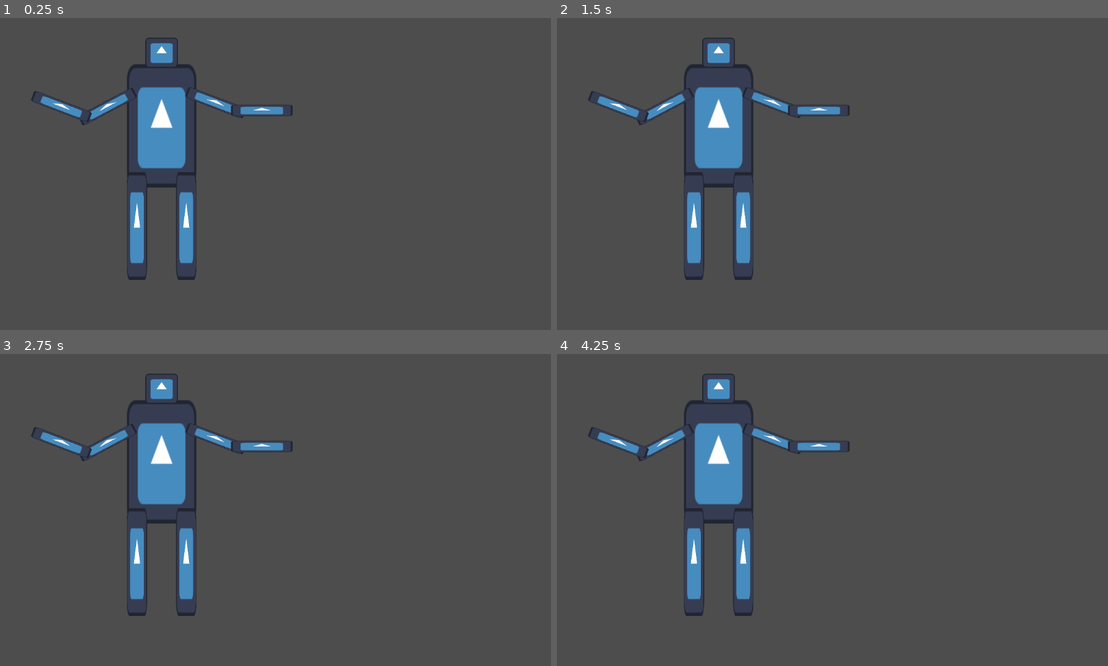
Above: before the commit, frames 1-4 (two rows, left to right).
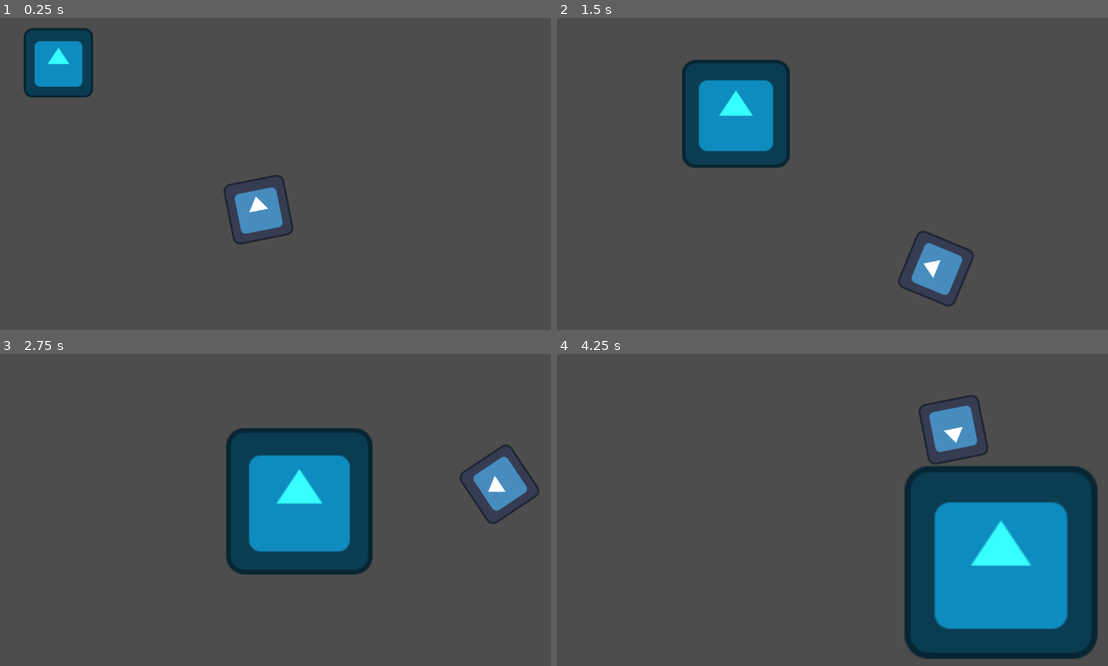
Above: after the commit, the same moments.

Repository: g-whittington/intro-godot-games
Game: Godot game, scene res://coding/coding_2.tscn
Two runs of this game, one before a commit and one after it. Both use one fixed random seed, a clock stepped at 60 frames per second and the inputs below. Before the commit the project starts from res://level.tscn. The engine's default icon, where the game draws it, is replaced by a stand-in: a white triangle on a blue panel in a dark square.
Inputs:
- Up to frame 1 (0.25 s): no input
- Up to frame 2 (1.5 s): no input
- Up to frame 3 (2.75 s): no input
- Up to frame 4 (4.25 s): no input

The runs differ from the first frame. In frame 1, 9.6% of the frame differs, in the area x 4-54%, y 3-84%; in frame 2, 11%; in frame 3, 19%; in frame 4, 28%, in the area x 5-99%, y 6-98%.

Commit message:
Complete video 4: Properties

Diff:
--- a/godot-basics/coding/coding_2.gd
+++ b/godot-basics/coding/coding_2.gd
@@ -3,6 +3,7 @@
 @export var move_speed := Vector2(200.0, 200.0)
 
 @onready var sprite_2d: Sprite2D = $Sprite2D
+@onready var icon: Sprite2D = $Icon
 
 var sprite_size := Vector2.ZERO
 
@@ -23,8 +24,20 @@
 
 	var viewport := get_viewport_rect().size
 
+	# update icon position
 	sprite_2d.position += move_speed * delta
+	# make the icon bounce off the edges of the screen
 	if sprite_2d.position.x < sprite_size.x or sprite_2d.position.x > viewport.x - sprite_size.x:
+		# clamping makes sure it stays in the viewport window
+		sprite_2d.position.x = clampf(sprite_2d.position.x, sprite_size.x, viewport.x - sprite_size.x)
 		move_speed.x = -move_speed.x
 	if sprite_2d.position.y < sprite_size.y or sprite_2d.position.y > viewport.y - sprite_size.y:
+		# clamping just make sure there is no clipping and it getting stuck in the wall
+		sprite_2d.position.y = clampf(sprite_2d.position.y, sprite_size.y, viewport.y - sprite_size.y)
 		move_speed.y = -move_speed.y
+
+	# Exercise: Create a moving Sprite2D that moves from the top left to the bottom
+	#           right while also scaling up
+
+	icon.position += Vector2(200, 85) * delta
+	icon.scale += Vector2(0.5, 0.5) * delta
--- a/godot-basics/coding/coding_2.tscn
+++ b/godot-basics/coding/coding_2.tscn
@@ -9,3 +9,8 @@
 [node name="Sprite2D" type="Sprite2D" parent="."]
 position = Vector2(495, 348)
 texture = ExtResource("1_w80i6")
+
+[node name="Icon" type="Sprite2D" parent="."]
+modulate = Color(0.21568628, 1, 1, 1)
+position = Vector2(80, 72)
+texture = ExtResource("1_w80i6")
--- a/godot-basics/project.godot
+++ b/godot-basics/project.godot
@@ -11,6 +11,6 @@
 [application]
 
 config/name="Godot Basics"
-run/main_scene="uid://dnfocmbsknmnc"
+run/main_scene="uid://bul0h4y525b61"
 config/features=PackedStringArray("4.5", "Forward Plus")
 config/icon="res://icon.svg"
